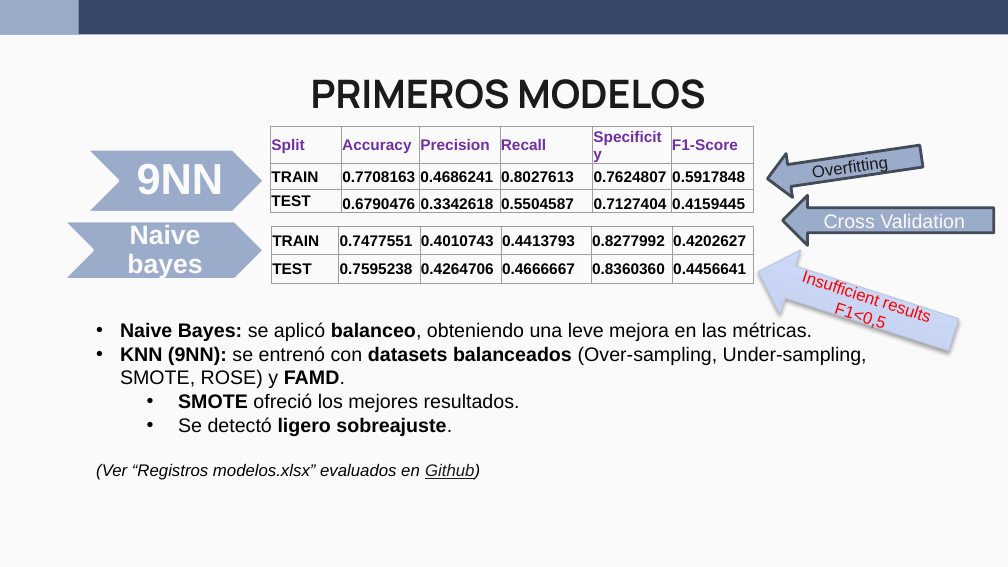
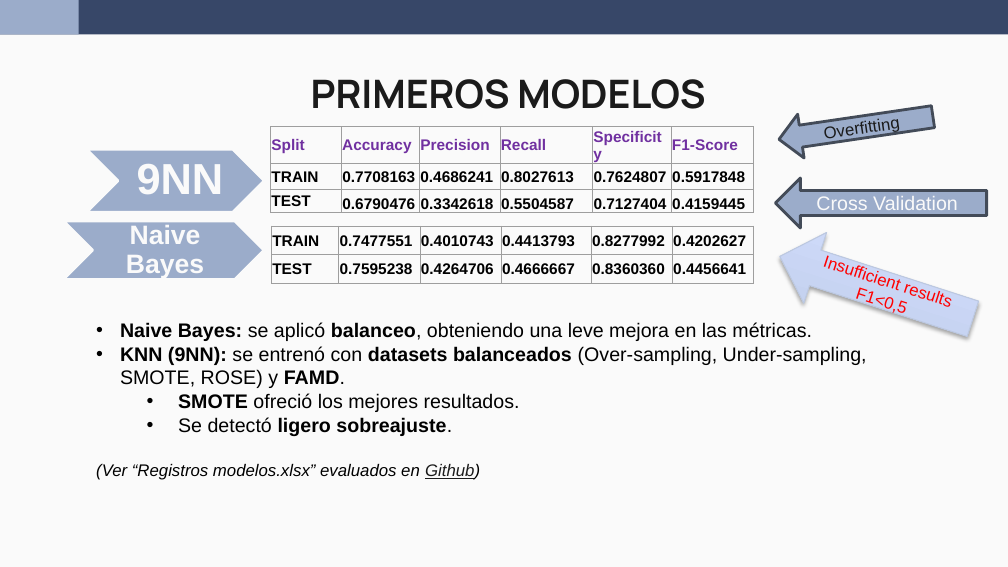
Before and after one commit to wen2111/Mineria, a slide deck: slide 14 of Entrega_1/0 - REPORTE/Reporte_Grupo5.pptx. Drawn at 1008x567 pixels with LibreOffice and Linux fonts; fonts in the diff are those of the drawing. Boxes give left, top, right and bottom in pixels: in the first picture for what was removed or moved away, otherwise in the second. Text is boxed around its words. In the diff, an @@ line names an element or a change of style, - is before the commit and + after.

```diff
--- a/Entrega_1/0 - REPORTE/Reporte_Grupo5.pptx
+++ b/Entrega_1/0 - REPORTE/Reporte_Grupo5.pptx
@@ left arrow "Overfitting" moved from (x1=764, y1=134, x2=924, y2=201) to (x1=776, y1=95, x2=936, y2=161) @@
@@ left arrow "Cross Validation" moved from (x1=782, y1=196, x2=994, y2=246) to (x1=775, y1=178, x2=987, y2=229) @@
@@ text at (x1=126, y1=225, x2=204, y2=278): text changed @@
-Naive bayes
+Naive Bayes
@@ left arrow "Insufficient results F1<0,5" resized from (x1=748, y1=240, x2=964, y2=367) to (x1=769, y1=222, x2=984, y2=355) @@
```
